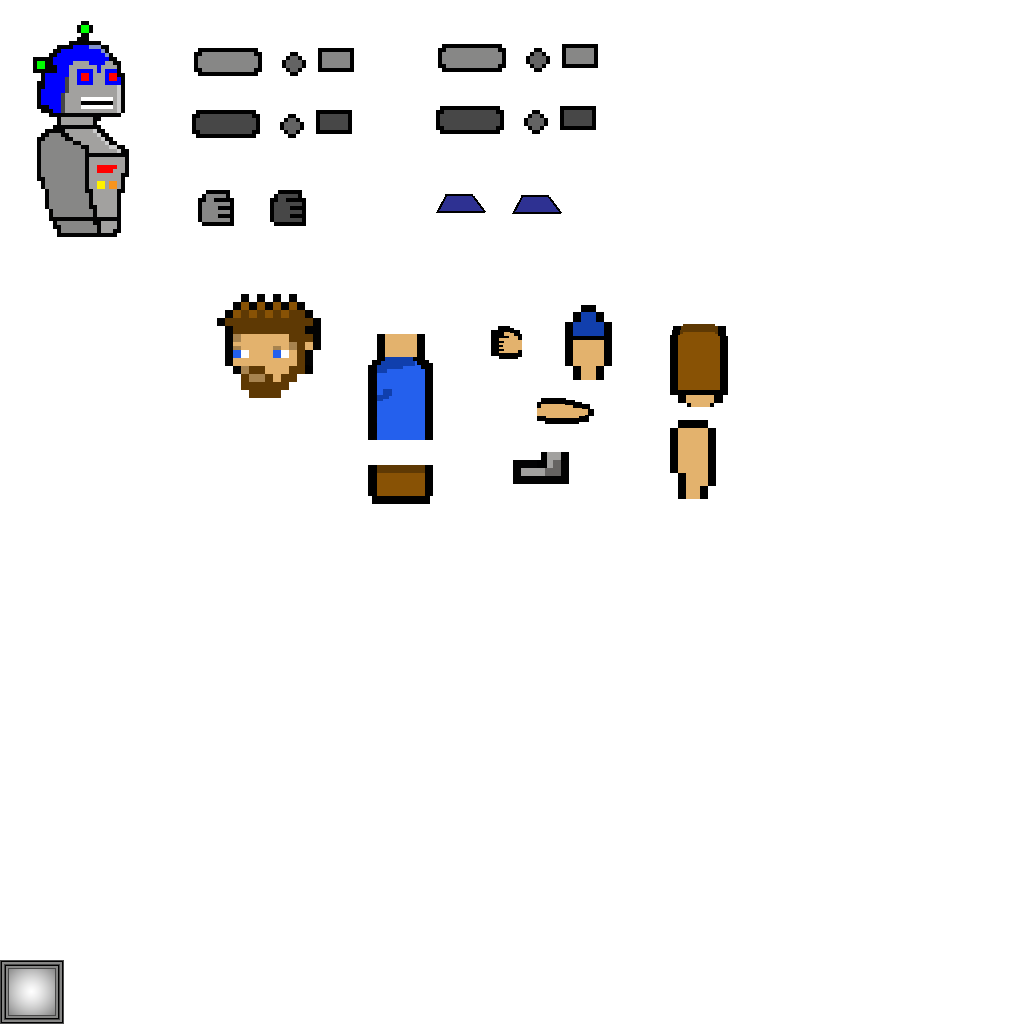
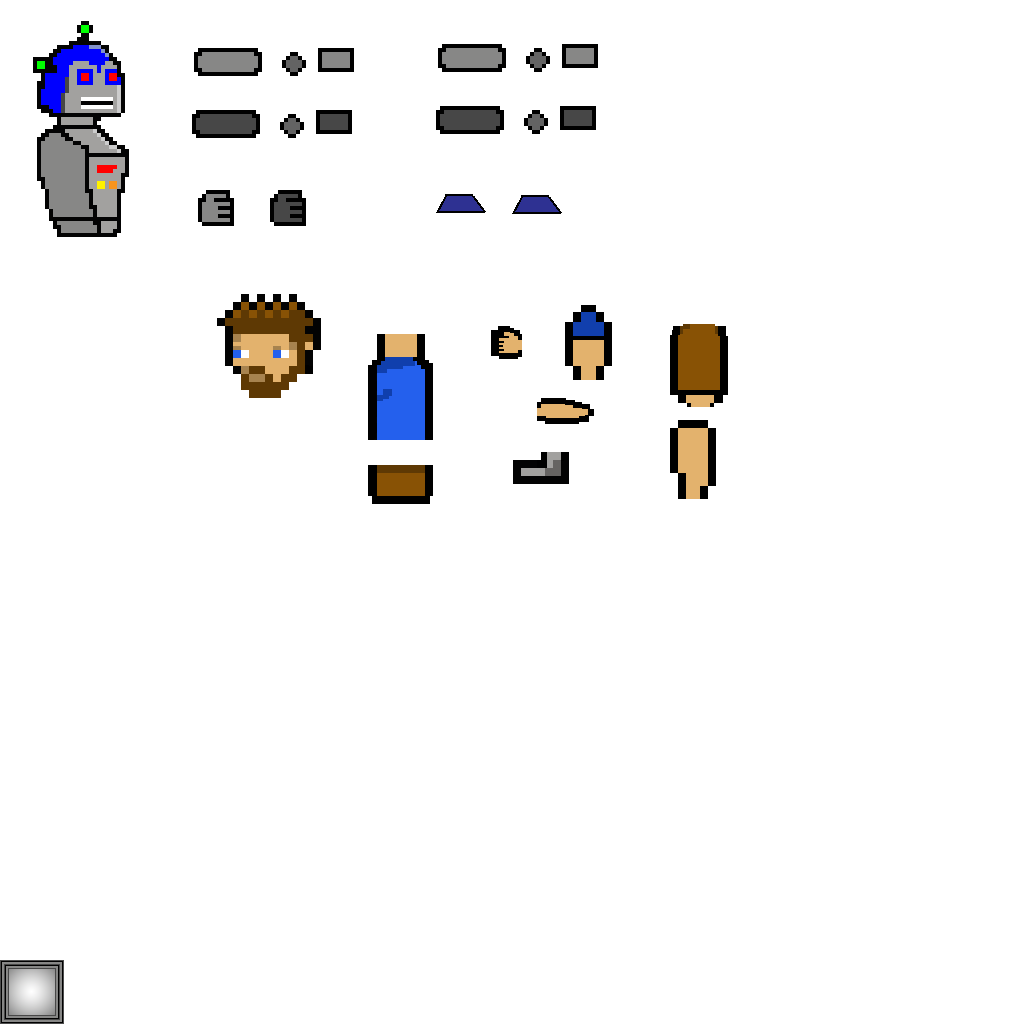
Revision of a layered (1024, 1024) image; what changed, layer by layer:
painted on "Upper Leg" over <box>680,324,715,332</box>
painted on "Upper Arm" over <box>683,324,698,332</box>
